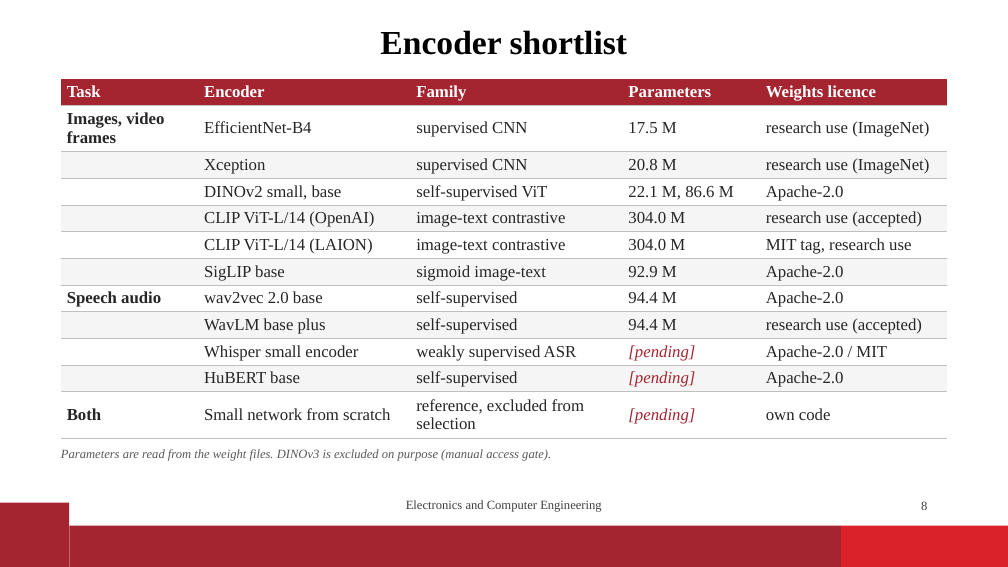
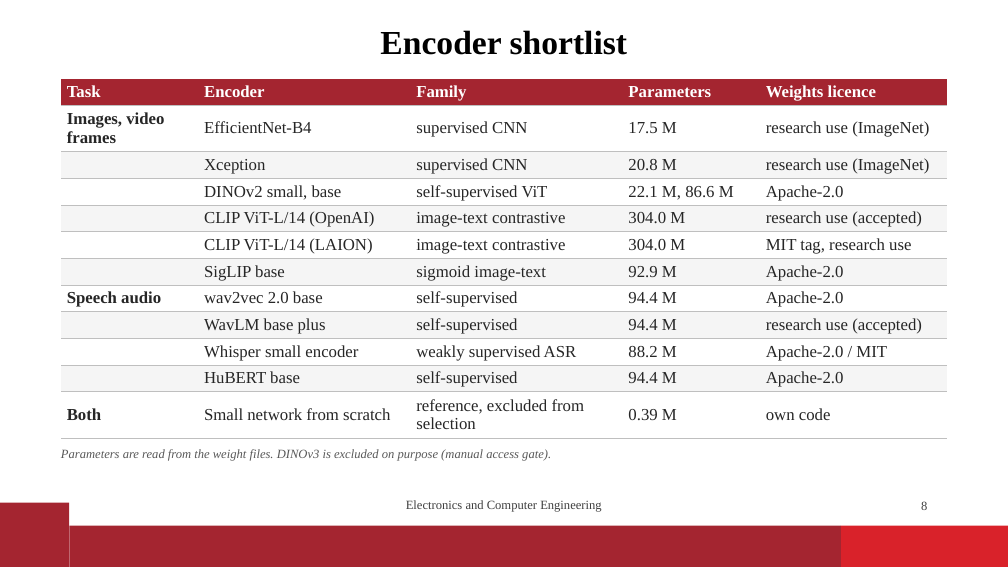
Before and after one commit to vaibhavshiroorkar/deepfake-detection, a slide deck: slide 8 of slides/DeepFake_Detection_Presentation.pptx. Drawn at 1008x567 pixels with LibreOffice and Linux fonts; fonts in the diff are those of the drawing; background and template pictures are left out. Boxes give left, top, right and bottom in pixels: in the first picture for what was removed or moved away, otherwise in the second. Text is boxed around its words. In the diff, an @@ line names an element or a change of style, - is before the commit and + after.

```diff
--- a/slides/DeepFake_Detection_Presentation.pptx
+++ b/slides/DeepFake_Detection_Presentation.pptx
@@ table at (61, 79, 948, 439) @@
-row 10, column 4: [pending]
+row 10, column 4: 88.2 M
-row 11, column 4: [pending]
+row 11, column 4: 94.4 M
-row 12, column 4: [pending]
+row 12, column 4: 0.39 M
```
Also in this commit, not shown: 6 other slides changed, 9 slides added, 1 slide removed, 11 other files.
